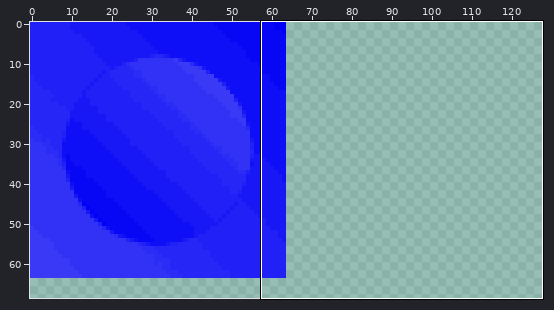
Sprite sheet, stored at res/textures/level1.png. The first picture is a wide view before the edit; the outline marks the close-up.
Close-up. As it was:
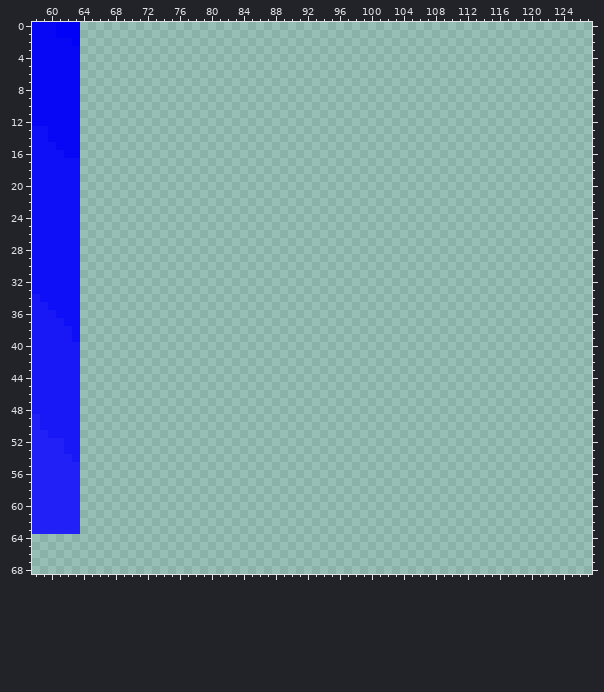
The file is 128x128 pixels. Colours within 5 levels of each other are drawn and written as one. Shown: x 58..127, y 0..68. The wide view leaves out empty margins.
New version:
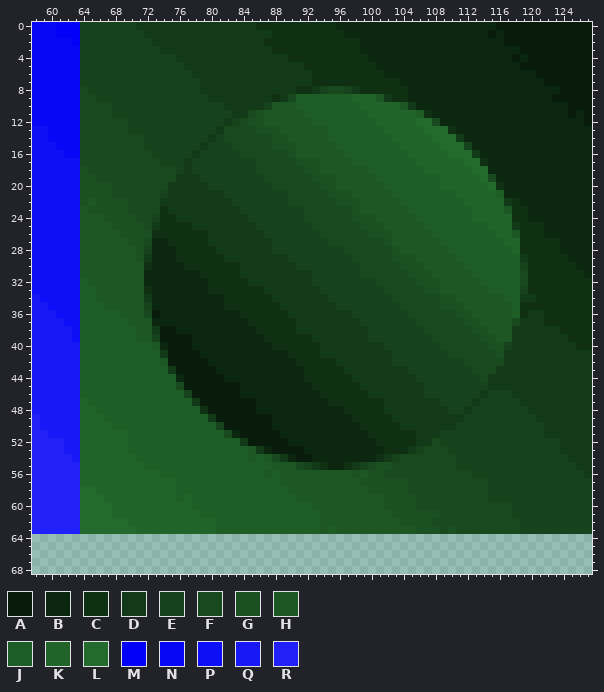
Palette (. is transparent): A #091c0c  B #0c2710  C #103014  D #133a18  E #16431c  F #18491f  G #1b5122  H #1c5724  J #1f5d27  K #21642a  L #236a2d  M #0101f7  N #0707f6  P #0e0ef7  Q #1818f6  R #2020f7
What changed:
Changed rows in their new state; - is an unchanged pixel.
first column x 64:
 0 EEEEEEEDDDDDDDDDDDDDDDCCCCCCCCCCBBBBBBBBBBBBBBBBBBBBAAAAAAAAAAAA
 1 EEEEEEEEDDDDDDDDDDDDDDDDCCCCCCCCCBBBBBBBBBBBBBBBBBBABAAAAAAAAAAA
 2 EEEEEEEEEDDDDDDDDDDDDDDCCCCCCCCCCCCBBBBBBBBBBBBBBBBBBAAAAAAAAAAA
 3 EEEEEEEEEEDDDDDDDDDDDDDDCCCCCCCCCCCBBBBBBBBBBBBBBBBBBBBAAAAAAAAA
 4 EEEEEEEEEEEEDDDDDDDDDDDDDDCCCCCCCCCCBBBBBBBBBBBBBBBBBBABAAAAAAAA
 5 EEEEEEEEEEEEEDDDDDDDDDDDDDDDCCCCCCCCCBBBBBBBBBBBBBBBBBBAAAAAAAAA
 6 EEEEEEEEEEEEEEDDDDDDDDDDDDDDDCCCCCCCCCBBBBBBBBBBBBBBBBBBBAAAAAAA
 7 EEEEEEEEEEEEEEEDDDDDDDDDDDDDDCCCCCCCCCCCBBBBBBBBBBBBBBBBBBAAAAAA
 8 FEEEEEEEEEEEEEEDDDDDDDDDDDDCCDEFFEDCCCCCCBBBBBBBBBBBBBBBBBBBAAAA
 9 FFEEEEEEEEEEEEEEDDDDDDDDCDFJJJJJJJKKKHDCCBBBBBBBBBBBBBBBBBBAAAAA
10 FFFFEEEEEEEEEEEEEEDDDDDEHHHJJJJJJJJKKKKKHDBBBBBBBBBBBBBBBBBBBAAA
11 FFFFEEEEEEEEEEEEEEEDDFGHHHHHJJJJJJJJKKKKKKJCBBBBBBBBBBBBBBBBBABA
12 FFFFFFEEEEEEEEEEEEDEFGGHHHHHHJJJJJJJJKKKKKLLFBBBBBBBBBBBBBBBBBBA
13 FFFFFFEEEEEEEEEEEDFFFFGGGHHHHHHJJJJJJJKKKKKLLLCBBBBBBBBBBBBBBBBB
14 FFFFFFFFEEEEEEEEDEFFFFFFGGHHHHHJJJJJJJJKKKKKLLLDBBBBBBBBBBBBBBBB
15 FFFFFFFFEEEEEEEDEEEFFFFFGGGHHHHHJJJJJJJJKKKKKLLLEBBBBBBBBBBBBBBB
16 FFFFFFFFFEEEEEDEEEEEFFFFFFGHHHHHHJJJJJJJJKKKKKLLLDBBBBBBBBBBBBBB
17 FFFFFFFFFFEEEDEEEEEEEEFFFFFGGGHHHHJJJJJJJJKKKKKKLLCBBBBBBBBBBBBB
18 GFFFFFFFFFFFEDEEEEEEEEFFFFFFGGHHHHHHJJJJJJJKKKKKKLLBBBBBBBBBBBBB
19 GGFFFFFFFFFFDDDEEEEEEEEFFFFFFGGGHHHHHJJJJJJJJKKKKKLFBBBBBBBBBBBB
20 GGGGFFFFFFFDDDDDEEEEEEEEFFFFFFGGHHHHHHJJJJJJJKKKKKKLCBBBBBBBBBBB
21 GGGGFFFFFFEDDDDDDDEEEEEEEEFFFFFGGGHHHHHJJJJJJJJKKKKKJBBBBBBBBBBB
22 GHGGGGFFFFDDDDDDDDDEEEEEEEFFFFFFGGGHHHHHJJJJJJJJKKKKKDCBBBBBBBBB
23 HGGGGGFFFFCDDDDDDDDDEEEEEEEEFFFFFFGHHHHHHJJJJJJJJKKKKHCCBBBBBBBB
24 HHHGGGGFFECCDDDDDDDDDEEEEEEEFFFFFFGGGHHHHHJJJJJJJKKKKKCCBBBBBBBB
25 HHHHGGGGFDCCCCDDDDDDDDEEEEEEEFFFFFFGGGHHHHHJJJJJJJJKKKDCCCBBBBBB
26 HHHHHGGGGCCCCCCCDDDDDDDEEEEEEEFFFFFFGGGHHHHHJJJJJJJJKKHCCCBBBBBB
27 HHHHHHGGFBBCCCCCDDDDDDDDEEEEEEEFFFFFFFGHHHHHHJJJJJJJJKKCCCCCBBBB
28 HHHHHHHGEBBBCCCCCDDDDDDDEEEEEEEEEFFFFFFGHHHHHHJJJJJJJJKCCCCCBBBB
29 HHHHHHHGDBBBCCCCCCDDDDDDDDEEEEEEEEFFFFFGGGHHHHHJJJJJJJJDCCCCCBBB
30 HHHHHHHHCBBBBCCCCCCCDDDDDDDEEEEEEEEFFFFFGGGHHHHHJJJJJJJECCCCCCBB
31 HHHHHHHHBBBBBBBCCCCCDDDDDDDDDEEEEEEFFFFFFGGGHHHHHJJJJJJFCCCCCCCB
32 JHHHHHHHBBBBBBBBCCCCCDDDDDDDDEEEEEEEEFFFFFGGGHHHHHJJJJJFCCCCCCCC
33 JJHHHHHHCBBBBBBBCCCCCCCDDDDDDDEEEEEEEEFFFFFGGHHHHHHJJJJECCCCCCCC
34 JJHHHHHHDBBBBBBBBBCCCCCCDDDDDDDEEEEEEEEFFFFFFGGHHHHHHJJDDCCCCCCC
35 JJJHHHHHEBBBBBBBBBCCCCCCCDDDDDDDEEEEEEEEFFFFFGGGHHHHHHJCCCCCCCCC
36 JJJJJHHHFABBBBBBBBBBCCCCCCDDDDDDDDEEEEEEEFFFFFFGGHHHHHJCDDCCCCCC
37 JJJJJJHHHBBBBBBBBBBBBCCCCCCDDDDDDDDEEEEEEEFFFFFFGGHHHHFDDDCCCCCC
38 JJJJJJJHHDAABBBBBBBBBBCCCCCDDDDDDDDDEEEEEEEFFFFFFGGHHHDDDDDDCCCC
39 JJJJJJJHHEAAAABBBBBBBBBCCCCCCDDDDDDDEEEEEEEEFFFFFFGGHHDDDDDDDCCC
40 JJJJJJJJJHBAAABBBBBBBBBBCCCCCCDDDDDDDDEEEEEEEFFFFFFGGEDDDDDDDDCC
41 JJJJJJJJJJDAAAABBBBBBBBBBBCCCCDDDDDDDDDEEEEEEEFFFFFFGDDDDDDDDDDD
42 JJJJJJJJJJHAAAAABBBBBBBBBBBCCCCCDDDDDDDEEEEEEEEEFFFFFDDDDDDDDDDD
43 JJJJJJJJJJJDAAAAABBBBBBBBBBBCCCCCDDDDDDDDEEEEEEEEFFFDDDDDDDDDDDD
44 JJJJJJJJJJJJBAAAAABBBBBBBBBBCCCCCCDDDDDDDDEEEEEEEEFDDDDDDDDDDDDD
45 JJJJJJJJJJJJFAAAAAAABBBBBBBBBCCCCCCDDDDDDDDEEEEEEEEDDDDDDDDDDDDD
46 JJJJJJJJJJJJJEAAAAAABBBBBBBBBBCCCCCCDDDDDDDEEEEEEEDEEEDDDDDDDDDD
47 KJJJJJJJJJJJJJDAAAAAAABBBBBBBBBCCCCCCCDDDDDDDEEEEDEEEEEDDDDDDDDD
48 KKJJJJJJJJJJJJJCAAAAAABBBBBBBBBBBCCCCCDDDDDDDDEEDEEEEEEEDDDDDDDD
49 KKKJJJJJJJJJJJJJDAAAAAAABBBBBBBBBBCCCCCDDDDDDDDDEEEEEEEEEDDDDDDD
50 KKKKJJJJJJJJJJJJJEAAAAAABBBBBBBBBBBCCCCCDDDDDDDEEEEEEEEEEEDDDDDD
51 KKKKKKJJJJJJJJJJJJFBAAAAABBBBBBBBBBBCCCCCCDDDEEEEEEEEEEEEEDDDDDD
52 KKKKKKJJJJJJJJJJJJJJDAAAAABBBBBBBBBBBCCCCCDDFEEEEEEEEEEEEEEEDDDD
53 KKKKKKJJJJJJJJJJJJJJJHDBAAAABBBBBBBBBBCCCDEFFFEEEEEEEEEEEEEEDDDD
54 KKKKKKKJJJJJJJJJJJJJJHJHFDBAABBBBBBBBCDEFFFFFFFEEEEEEEEEEEEEEDDD
55 KKKKKKKKJJJJJJJJJJJJJJJJHHHFEDCBBCDEFGGFFFFFFFFEEEEEEEEEEEEEEEDD
56 KKKKKKKKKKJJJJJJJJJJJJJHJHHHHHHHHHGHGGFFFFFFFFFFFEEEEEEEEEEEEEED
57 KKKKKKKKKKKKJJJJJJJJJJJJJHHHHHHHHHHGGGGGGFFFFFFFFFFEEEEEEEEEEEEE
58 LLKKKKKKKKKKJJJJJJJJJJJJJJHHHHHHHHHHGGGGGFFFFFFFFFFEEEEEEEEEEEEE
59 LLLKKKKKKKKKJKJJJJJJJJJJJJJHHHHHHHHHHHGGGGFFFFFFFFFEEEEEEEEEEEEE
60 LLLLKKKKKKKKKKJJJJJJJJJJJJJJJHHHHHHHHHGGGGFFFFFFFFFFFFEEEEEEEEEE
61 LLLLKKKKKKKKKKKJJJJJJJJJJJJJJJHHHHHHHHHGGGGGGFFFFFFFFFEEEEEEEEEE
62 LLLLLLKKKKKKKKKKKJJJJJJJJJJJJJHHHHHHHHHHGGGGFFFFFFFFFFFEEEEEEEEE
63 LLLLLLLKKKKKKKKKKJJJJJJJJJJJJJHJHHHHHHHHHHGGGFGFFFFFFFFEEEEEEEEE
